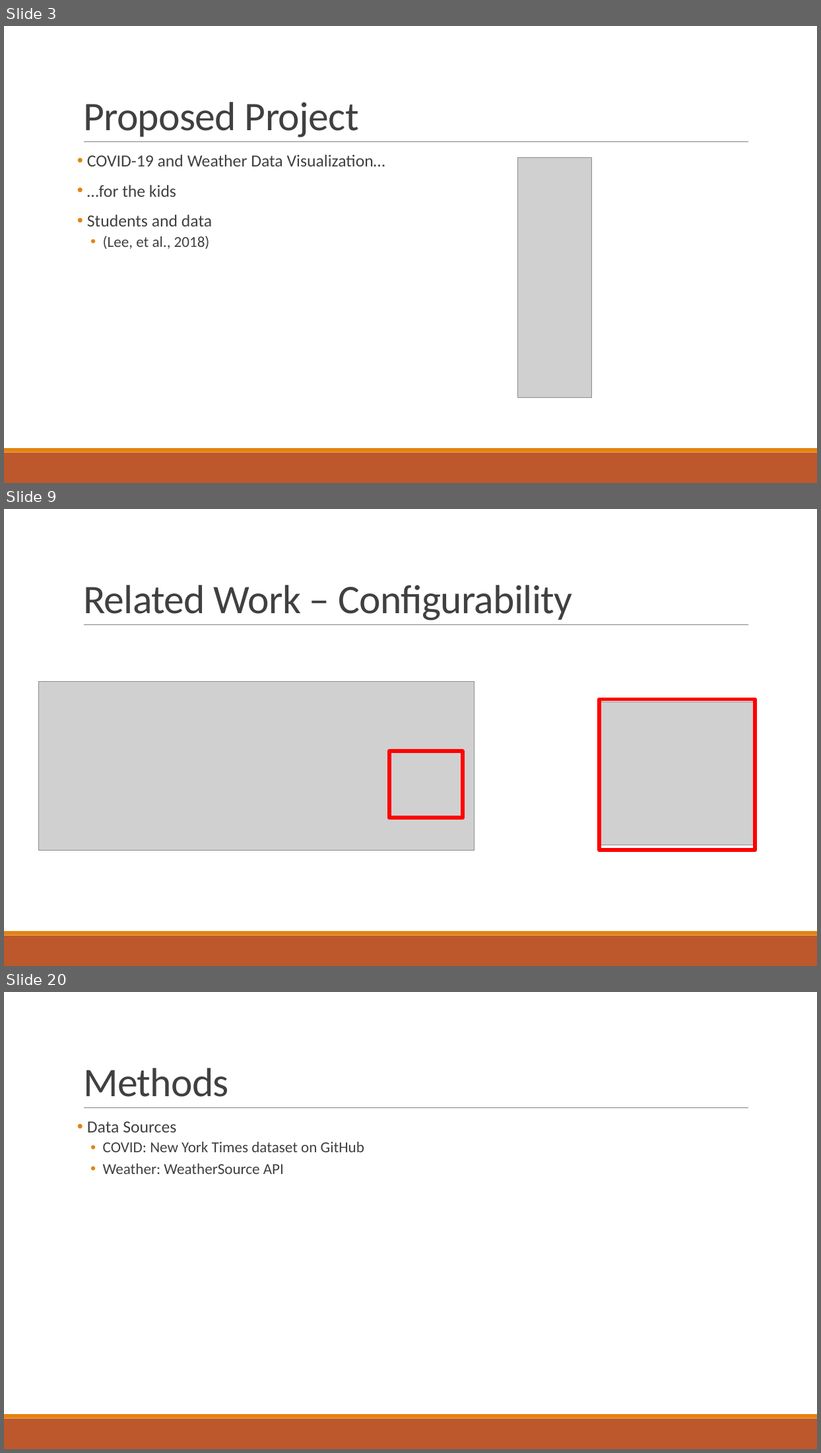
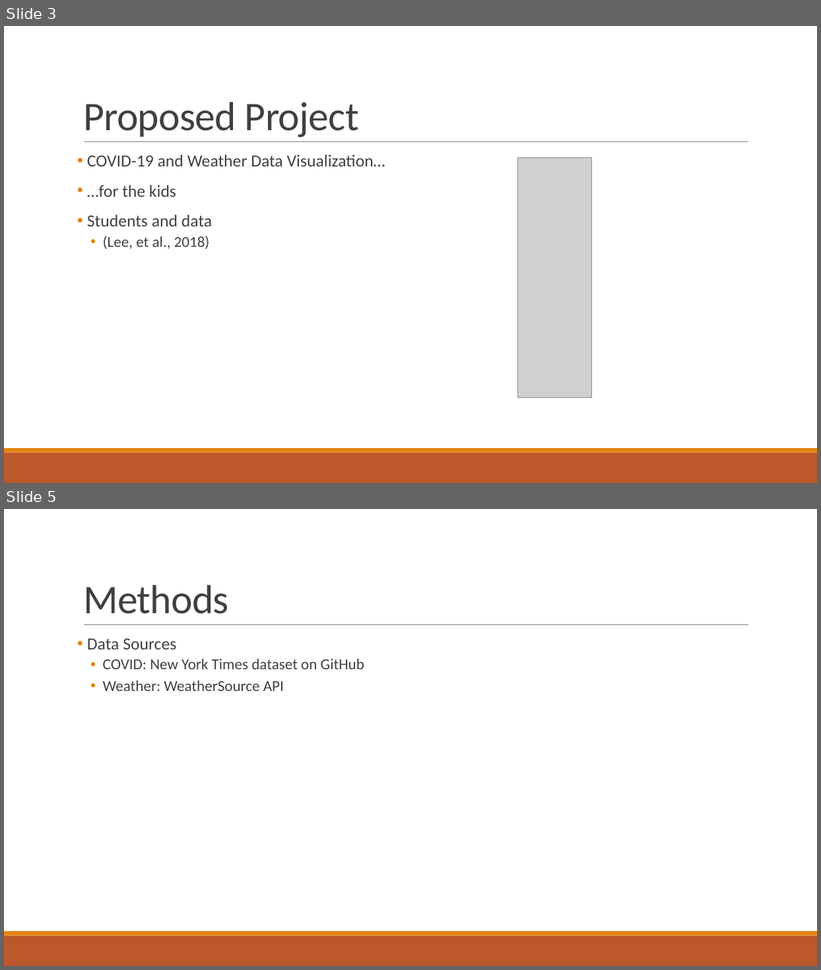
Before and after one commit to npalacio/School, a slide deck: Capstone/Presentation/CapstoneProposal.pptx. Shown one above the other, each under a label of ours: slides 3, 9 and 20 before the commit, slides 3 and 5 after it; the slides between them are not shown. The pictures are 821x1453 and 821x970 pixels, drawn with LibreOffice and Linux fonts; fonts in the diff are those of the drawing; grey boxes stand for pictures. Boxes give left, top, right and bottom in pixels: in the first picture for what was removed or moved away, otherwise in the second. Text is boxed around its words. In the diff, an @@ line names an element or a change of style, - is before the commit and + after.

```diff
--- a/Capstone/Presentation/CapstoneProposal.pptx
+++ b/Capstone/Presentation/CapstoneProposal.pptx
@@ slide 9 removed at <box>4,509,817,966</box>, background #FFFFFF; not listed: 3 template elements that a slide beside it also shows @@
@@ title removed at <box>83,585,572,621</box> @@
-Related Work – Configurability
@@ picture removed at <box>39,682,475,851</box> @@
@@ picture removed at <box>599,702,755,845</box> @@
@@ rectangle removed at <box>599,699,755,851</box> @@
@@ rectangle removed at <box>389,752,463,819</box> @@
@@ what was slide 20 is now slide 5 @@
```
Also in this commit, not shown: 4 slides added, 18 other slides removed, 1 other file.
